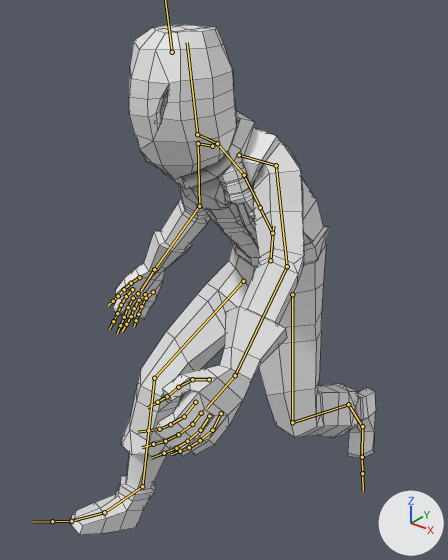
The FBX model Assets/Enemy_Animation/man-killer-halloween@Zombie Running.fbx, before and after one commit.
Both versions are drawn from a camera (50 mm lens) standing at (1.011, -1.432, 1.637) and looking at (-0.049, -0.108, 0.816). Lighting does not change. The marker at lower right points along +X, +Y and +Z. Both versions are drawn at frame 20 of the action 'mixamo.com'; the numbers are the values there. The bones that bend it are drawn over the model as lines. Mesh edges are drawn as thin lines.

Objects in the first picture: 'man-killer-halloween'.
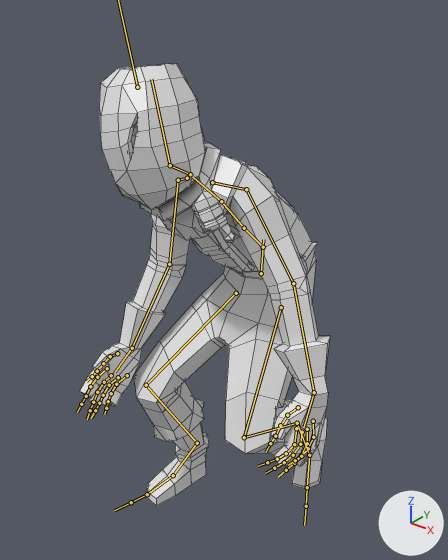
What differs and where, as boxes [x1, y1, x2, y2] in the pictures (448 x 560 px):
'man-killer-halloween', posed (18% narrower, 13% shorter): before [70, 25, 376, 535]; after [80, 63, 330, 506]
bone 'Hips', root to tip: before (270, 260) to (273, 226); after (261, 273) to (263, 239)
bone 'Spine', root to tip: before (272, 233) to (260, 207); after (263, 247) to (244, 228)
bone 'Spine1', root to tip: before (260, 207) to (244, 175); after (244, 228) to (221, 201)
bone 'Spine2', root to tip: before (244, 175) to (219, 146); after (221, 201) to (193, 177)
bone 'Neck', root to tip: before (217, 143) to (197, 134); after (190, 174) to (170, 165)
bone 'Head', root to tip: before (197, 134) to (187, 42); after (170, 165) to (151, 79)
bone 'LeftShoulder', root to tip: before (239, 155) to (276, 165); after (212, 182) to (246, 189)
bone 'LeftArm', root to tip: before (276, 165) to (287, 266); after (246, 189) to (293, 283)
bone 'LeftForeArm', root to tip: before (287, 266) to (235, 375); after (293, 283) to (314, 392)
bone 'LeftHand', root to tip: before (235, 375) to (206, 408); after (314, 392) to (304, 426)
bone 'RightShoulder', root to tip: before (212, 146) to (198, 143); after (187, 178) to (178, 180)
bone 'RightArm', root to tip: before (198, 143) to (199, 206); after (178, 180) to (169, 264)
bone 'RightForeArm', root to tip: before (199, 206) to (154, 269); after (169, 264) to (132, 348)
bone 'RightHand', root to tip: before (154, 269) to (141, 290); after (132, 348) to (115, 372)
bone 'RightHandThumb2', root to tip: before (131, 283) to (124, 289); after (110, 356) to (103, 363)
bone 'RightHandIndex1', root to tip: before (132, 289) to (126, 296); after (107, 368) to (97, 377)
bone 'LeftUpLeg', root to tip: before (292, 294) to (292, 422); after (281, 307) to (244, 437)
bone 'LeftLeg', root to tip: before (292, 422) to (348, 404); after (244, 437) to (297, 423)
bone 'LeftFoot', root to tip: before (348, 404) to (362, 426); after (297, 423) to (309, 455)
bone 'LeftToeBase', root to tip: before (362, 426) to (362, 457); after (309, 455) to (307, 487)
bone 'RightUpLeg', root to tip: before (243, 281) to (154, 378); after (236, 293) to (146, 385)
bone 'RightLeg', root to tip: before (154, 378) to (142, 486); after (146, 385) to (197, 443)
bone 'RightFoot', root to tip: before (142, 486) to (104, 512); after (197, 443) to (173, 475)

What changed in the scene script:
```text
Change bone_hips:
    where bone_hips = bpy.data.objects['rig-main'].pose.bones['Hips']
    bone_hips.location: (0.045, -0.174, -0.022) -> (0.01, -0.23, -0.025)
    bone_hips.rotation_quaternion: (0.997, -0.027, 0.068, -0.007) -> (0.999, -0.04, 0.025, 0.0)  # degrees (-3, 8, -1) -> degrees (-5, 3, 0)
Change bone_spine:
    where bone_spine = bpy.data.objects['rig-main'].pose.bones['Spine']  # child of 'Hips'
    bone_spine.rotation_quaternion: (0.947, 0.29, -0.113, 0.079) -> (0.904, 0.406, -0.075, 0.116)  # degrees (33, -15, 5) -> degrees (47, -13, 9)
Change bone_spine1:
    where bone_spine1 = bpy.data.objects['rig-main'].pose.bones['Spine1']  # child of 'Spine'
    bone_spine1.rotation_quaternion: (0.996, 0.075, -0.048, 0.003) -> (0.999, 0.035, -0.021, 0.005)  # degrees (9, -5, 0) -> degrees (4, -2, 0)
Change bone_spine2:
    where bone_spine2 = bpy.data.objects['rig-main'].pose.bones['Spine2']  # child of 'Spine1'
    bone_spine2.rotation_quaternion: (0.996, 0.075, -0.047, 0.003) -> (0.999, 0.035, -0.021, 0.007)  # degrees (9, -5, 0) -> degrees (4, -2, 1)
Change bone_neck:
    where bone_neck = bpy.data.objects['rig-main'].pose.bones['Neck']  # child of 'Spine2'
    bone_neck.rotation_quaternion: (0.999, -0.019, 0.024, -0.019) -> (0.996, -0.079, 0.033, 0.0)  # degrees (-2, 3, -2) -> degrees (-9, 4, 0)
Change bone_head:
    where bone_head = bpy.data.objects['rig-main'].pose.bones['Head']  # child of 'Neck'
    bone_head.rotation_quaternion: (0.924, -0.345, 0.152, -0.069) -> (0.926, -0.324, 0.176, -0.08)  # degrees (-43, 13, -14) -> degrees (-41, 16, -16)
Change bone_leftshoulder:
    where bone_leftshoulder = bpy.data.objects['rig-main'].pose.bones['LeftShoulder']  # child of 'Spine2'
    bone_leftshoulder.rotation_quaternion: (0.993, 0.073, -0.016, -0.09) -> (0.997, 0.062, 0.0, -0.037)  # degrees (8, -1, -10) -> degrees (7, 0, -4)
Change bone_leftarm:
    where bone_leftarm = bpy.data.objects['rig-main'].pose.bones['LeftArm']  # child of 'LeftShoulder'
    bone_leftarm.rotation_quaternion: (0.816, 0.267, -0.267, 0.438) -> (0.844, 0.429, -0.094, 0.307)  # degrees (16, -42, 50) -> degrees (47, -25, 29)
Change bone_leftforearm:
    where bone_leftforearm = bpy.data.objects['rig-main'].pose.bones['LeftForeArm']  # child of 'LeftArm'
    bone_leftforearm.rotation_quaternion: (0.98, 0.029, -0.001, 0.198) -> (0.995, 0.016, 0.048, 0.082)  # degrees (3, -1, 23) -> degrees (2, 5, 10)
Change bone_lefthand:
    where bone_lefthand = bpy.data.objects['rig-main'].pose.bones['LeftHand']  # child of 'LeftForeArm'
    bone_lefthand.rotation_quaternion: (0.933, 0.046, -0.34, 0.109) -> (0.865, 0.008, -0.443, 0.235)  # degrees (1, -40, 13) -> degrees (-18, -50, 39)
Change bone_rightshoulder:
    where bone_rightshoulder = bpy.data.objects['rig-main'].pose.bones['RightShoulder']  # child of 'Spine2'
    bone_rightshoulder.rotation_quaternion: (0.999, 0.048, -0.007, 0.013) -> (0.994, 0.104, -0.003, 0.032)  # degrees (5, -1, 1) -> degrees (12, -1, 4)
Change bone_rightarm:
    where bone_rightarm = bpy.data.objects['rig-main'].pose.bones['RightArm']  # child of 'RightShoulder'
    bone_rightarm.rotation_quaternion: (0.813, 0.504, 0.277, -0.091) -> (0.711, 0.52, 0.304, -0.363)  # degrees (66, 33, 9) -> degrees (62, 54, -20)
Change bone_rightforearm:
    where bone_rightforearm = bpy.data.objects['rig-main'].pose.bones['RightForeArm']  # child of 'RightArm'
    bone_rightforearm.rotation_quaternion: (0.961, 0.039, 0.001, -0.274) -> (0.983, 0.028, -0.076, -0.162)  # degrees (4, 1, -32) -> degrees (5, -8, -19)
Change bone_righthand:
    where bone_righthand = bpy.data.objects['rig-main'].pose.bones['RightHand']  # child of 'RightForeArm'
    bone_righthand.rotation_quaternion: (0.961, 0.045, 0.27, -0.045) -> (0.949, 0.023, 0.244, -0.198)  # degrees (4, 32, -4) -> degrees (-3, 28, -24)
Change bone_righthandthumb2:
    where bone_righthandthumb2 = bpy.data.objects['rig-main'].pose.bones['RightHandThumb2']  # child of 'RightHandThumb1'
    bone_righthandthumb2.rotation_quaternion: (0.988, -0.147, 0.044, 0.029) -> (0.989, -0.119, 0.079, 0.032)  # degrees (-17, 6, 3) -> degrees (-14, 9, 3)
Change bone_righthandindex1:
    where bone_righthandindex1 = bpy.data.objects['rig-main'].pose.bones['RightHandIndex1']  # child of 'RightHand'
    bone_righthandindex1.rotation_quaternion: (0.971, -0.237, -0.007, 0.032) -> (0.953, -0.3, -0.01, 0.025)  # degrees (-27, 0, 4) -> degrees (-35, 0, 3)
Change bone_leftupleg:
    where bone_leftupleg = bpy.data.objects['rig-main'].pose.bones['LeftUpLeg']  # child of 'Hips'
    bone_leftupleg.rotation_quaternion: (0.994, 0.085, -0.023, 0.069) -> (0.935, 0.347, -0.036, 0.058)  # degrees (10, -3, 8) -> degrees (41, -6, 5)
Change bone_leftleg:
    where bone_leftleg = bpy.data.objects['rig-main'].pose.bones['LeftLeg']  # child of 'LeftUpLeg'
    bone_leftleg.rotation_quaternion: (0.829, -0.553, 0.001, 0.085) -> (0.667, -0.742, -0.052, 0.052)  # degrees (-67, 5, 8) -> degrees (-96, 0, 8)
Change bone_leftfoot:
    where bone_leftfoot = bpy.data.objects['rig-main'].pose.bones['LeftFoot']  # child of 'LeftLeg'
    bone_leftfoot.rotation_quaternion: (0.988, -0.147, 0.039, 0.01) -> (0.994, -0.032, 0.084, 0.058)  # degrees (-17, 5, 0) -> degrees (-3, 10, 6)
Change bone_lefttoebase:
    where bone_lefttoebase = bpy.data.objects['rig-main'].pose.bones['LeftToeBase']  # child of 'LeftFoot'
    bone_lefttoebase.rotation_quaternion: (0.926, 0.313, -0.206, -0.049) -> (0.963, 0.162, -0.211, -0.047)  # degrees (40, -21, -14) -> degrees (21, -23, -10)
Change bone_rightupleg:
    where bone_rightupleg = bpy.data.objects['rig-main'].pose.bones['RightUpLeg']  # child of 'Hips'
    bone_rightupleg.rotation_quaternion: (0.895, 0.423, 0.091, -0.108) -> (0.901, 0.406, 0.111, -0.101)  # degrees (50, 15, -7) -> degrees (48, 16, -6)
Change bone_rightleg:
    where bone_rightleg = bpy.data.objects['rig-main'].pose.bones['RightLeg']  # child of 'RightUpLeg'
    bone_rightleg.rotation_quaternion: (0.944, -0.319, 0.082, -0.005) -> (0.803, -0.595, -0.013, 0.002)  # degrees (-38, 9, -4) -> degrees (-73, -1, 1)
Change bone_rightfoot:
    where bone_rightfoot = bpy.data.objects['rig-main'].pose.bones['RightFoot']  # child of 'RightLeg'
    bone_rightfoot.rotation_quaternion: (0.995, 0.096, 0.033, 0.014) -> (0.986, 0.165, 0.032, 0.009)  # degrees (11, 4, 2) -> degrees (19, 3, 2)
```
